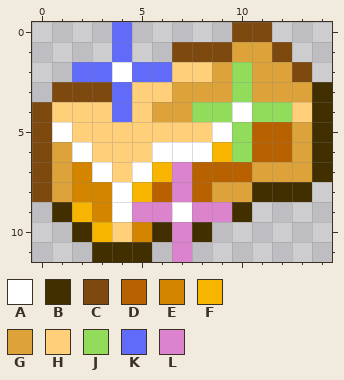
Pixel-art sprite, stored at Items/Materials/Orichalcon.png. The picture above was drawn from the file before the commit.
The file is 30x24 pixels, drawn in blocks of 2x2; one block is one cell here.
Palette (. is transparent): A #ffffff  B #412f00  C #7e490f  D #b86100  E #d38500  F #f8b500  G #dda23a  H #ffcf79  J #92dc5c  K #606bf9  L #dc83cd
Once edited:
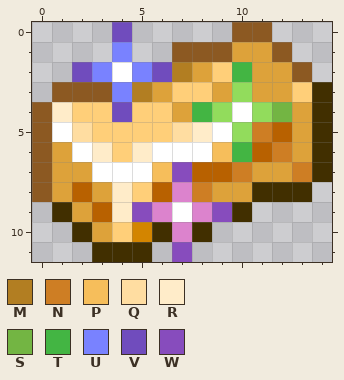
Colours new in this view: M #b27e22  N #ce7e24  P #f6be5b  Q #ffdda1  R #ffecc9  S #73b543  T #43b543  U #7982ff  V #704cbd  W #874cbd
Difference:
@@ palette @@
-C #7e490f
+C #8c5922
@@ x 0..14 @@
- 0 ....K.....CC...
- 1 ....K..CCCGGC..
- 2 ..KKAKKHHGJGGC.
- 3 .CCCKHHGGGJGGGB
- 4 CHHHKHGGJJAJJHB
- 5 CAHHHHHHHAJDDGB
- 6 CGAHHHAAAFJDDGB
- 7 CGEAHAFLDDDGGGB
- 8 CGEEAFDLDGGBBB.
- 9 .BFEALLALLB....
-10 ..BFHEBLB......
-11 ...BBB.L.......
+ 0 ....V.....CC...
+ 1 ....U..CCCGGC..
+ 2 ..VUAUVMGHTGGC.
+ 3 .CCCUMGHHGJGGHB
+ 4 CRHHVHHGTJAJSGB
+ 5 CAQHHHHQRAJNDGB
+ 6 CGARHRAAAPTDNGB
+ 7 CGGAAAPWDDNGGNB
+ 8 CGDGRHDLNGGBBB.
+ 9 .BGDRWLALWB....
+10 ..BGHEBLB......
+11 ...BBB.W.......
Boxes around the changes in both pictures, in picture pixels (x1, y1, x2, y2):
changed: (32, 22, 312, 262)
